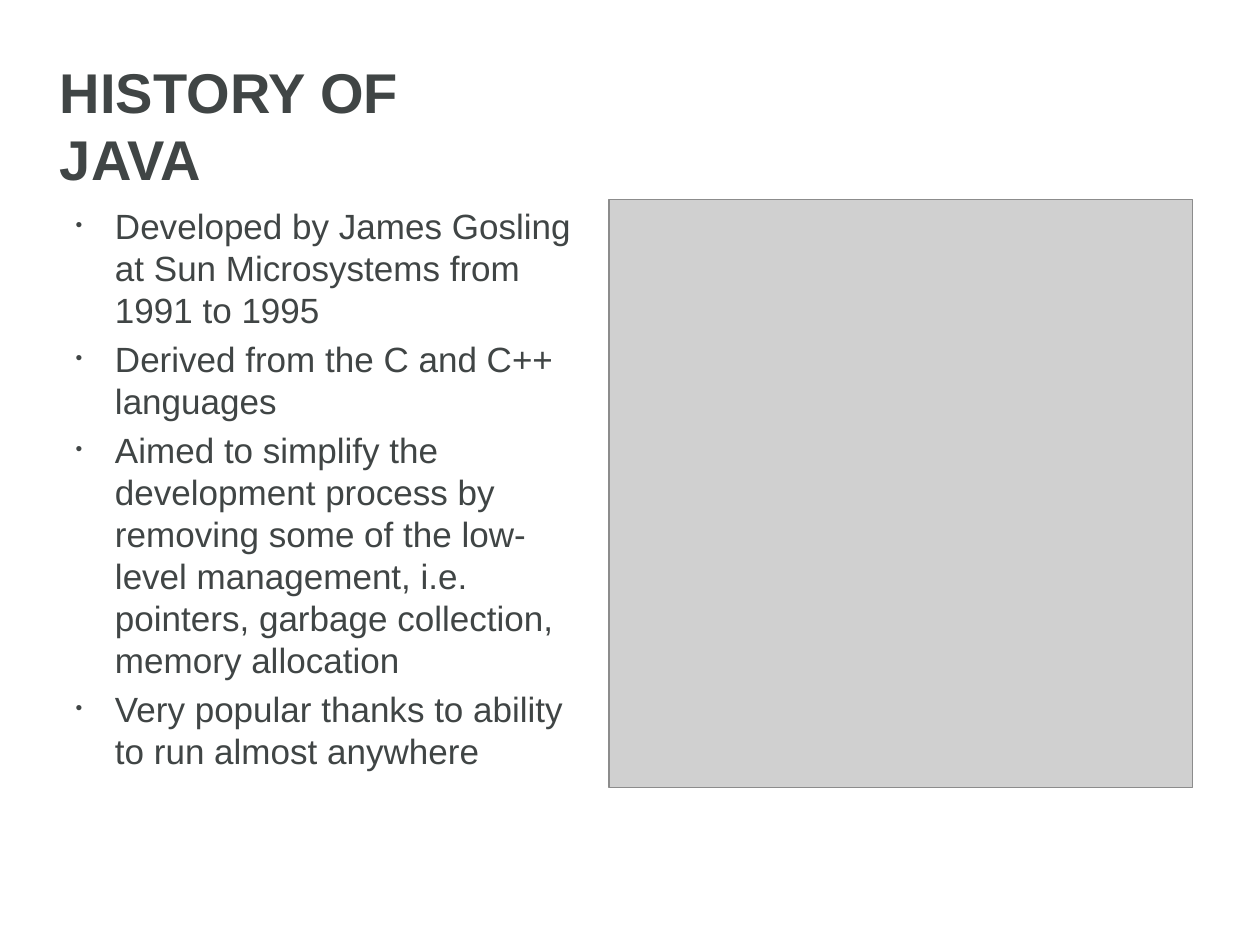
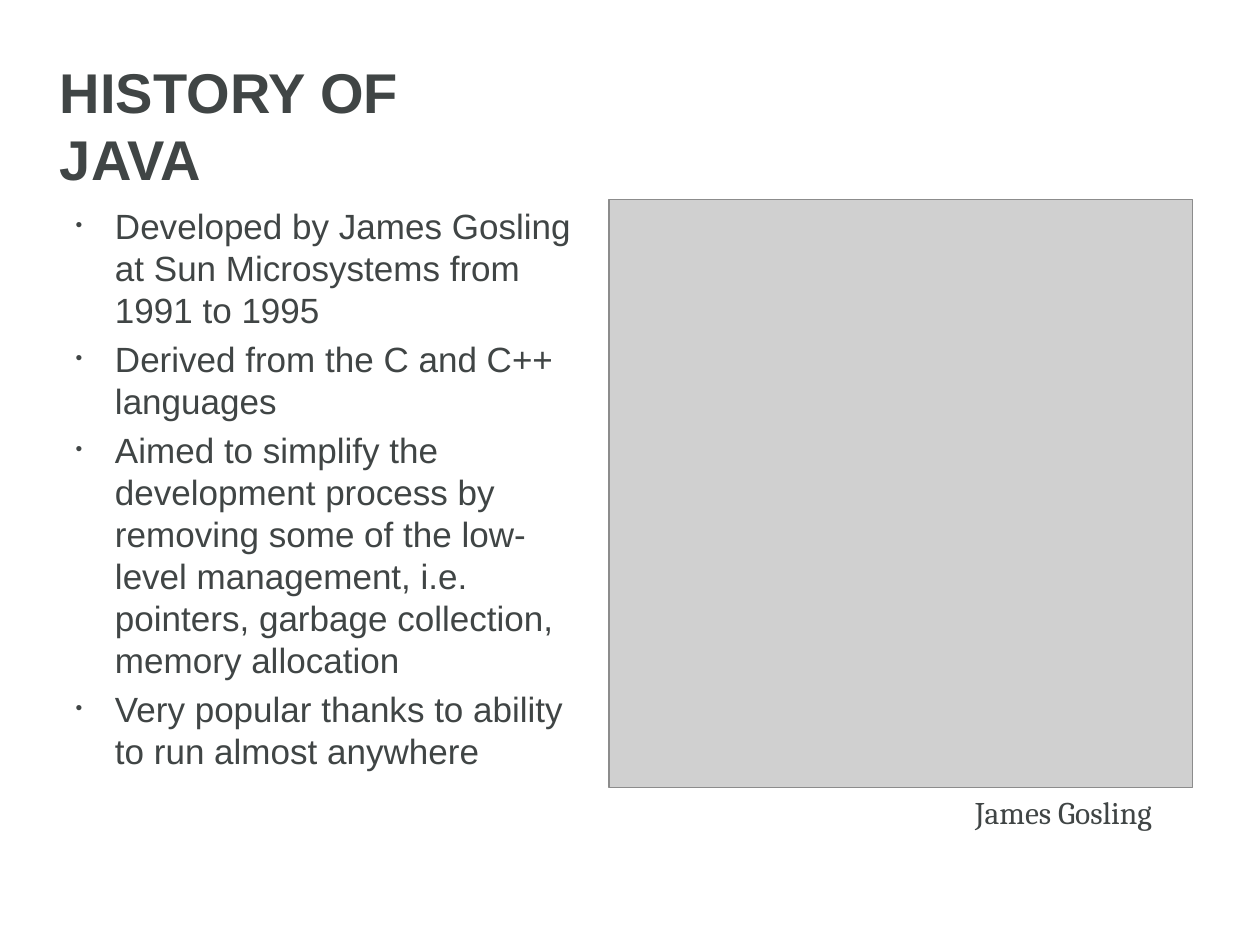
Before and after one commit to GetHip-Zach/GetHIP, a slide deck: slide 6 of presentations/Intro To Java Programming.pptx. Drawn at 1260x945 pixels with LibreOffice and Linux fonts; fonts in the diff are those of the drawing; grey boxes stand for pictures; background and template pictures are left out. Boxes give left, top, right and bottom in pixels: in the first picture for what was removed or moved away, otherwise in the second. Text is boxed around its words. In the diff, an @@ line names an element or a change of style, - is before the commit and + after.

```diff
--- a/presentations/Intro To Java Programming.pptx
+++ b/presentations/Intro To Java Programming.pptx
@@ text added at (x1=975, y1=802, x2=1152, y2=831), 18 pt, text #404545 @@
+James Gosling
```
Also in this commit, not shown: 35 other slides changed, 4 slides added.
